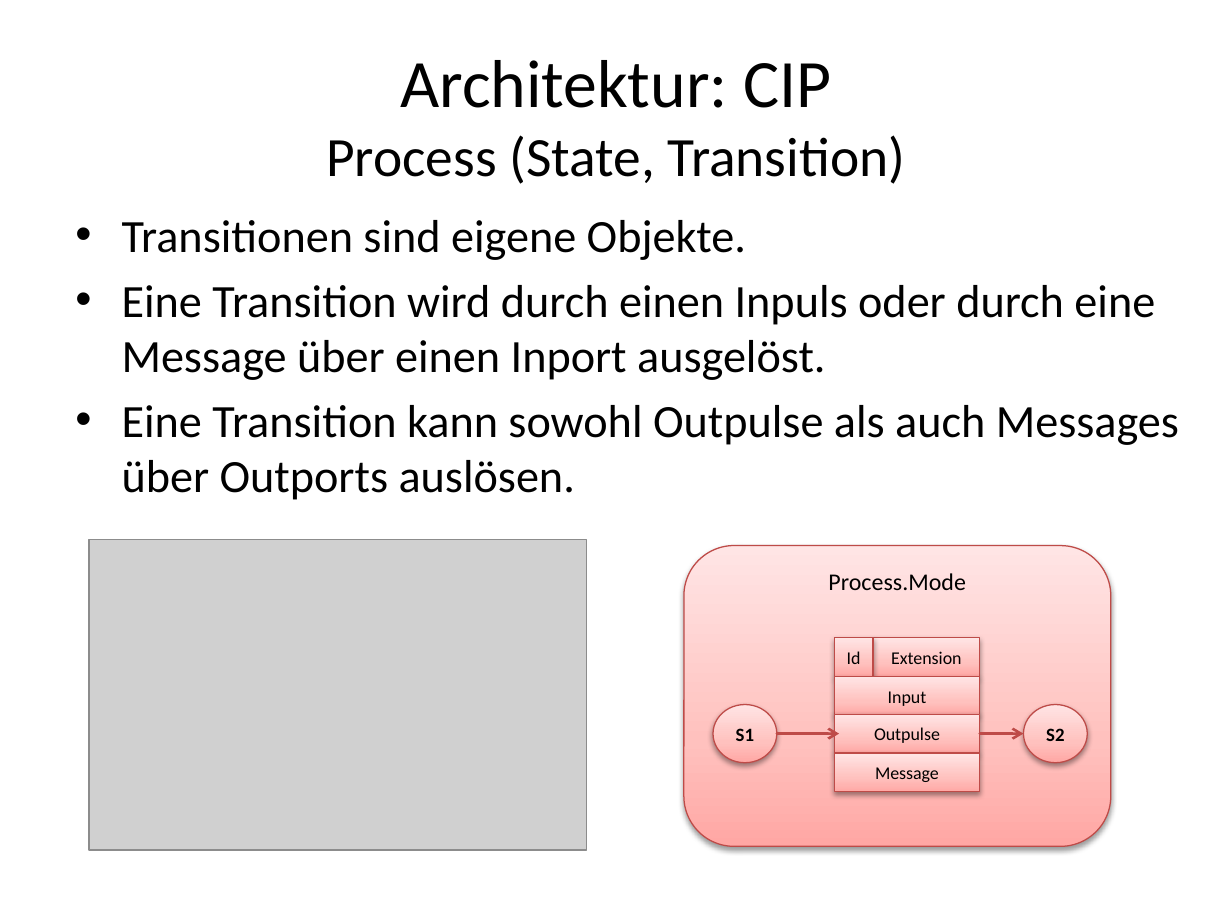
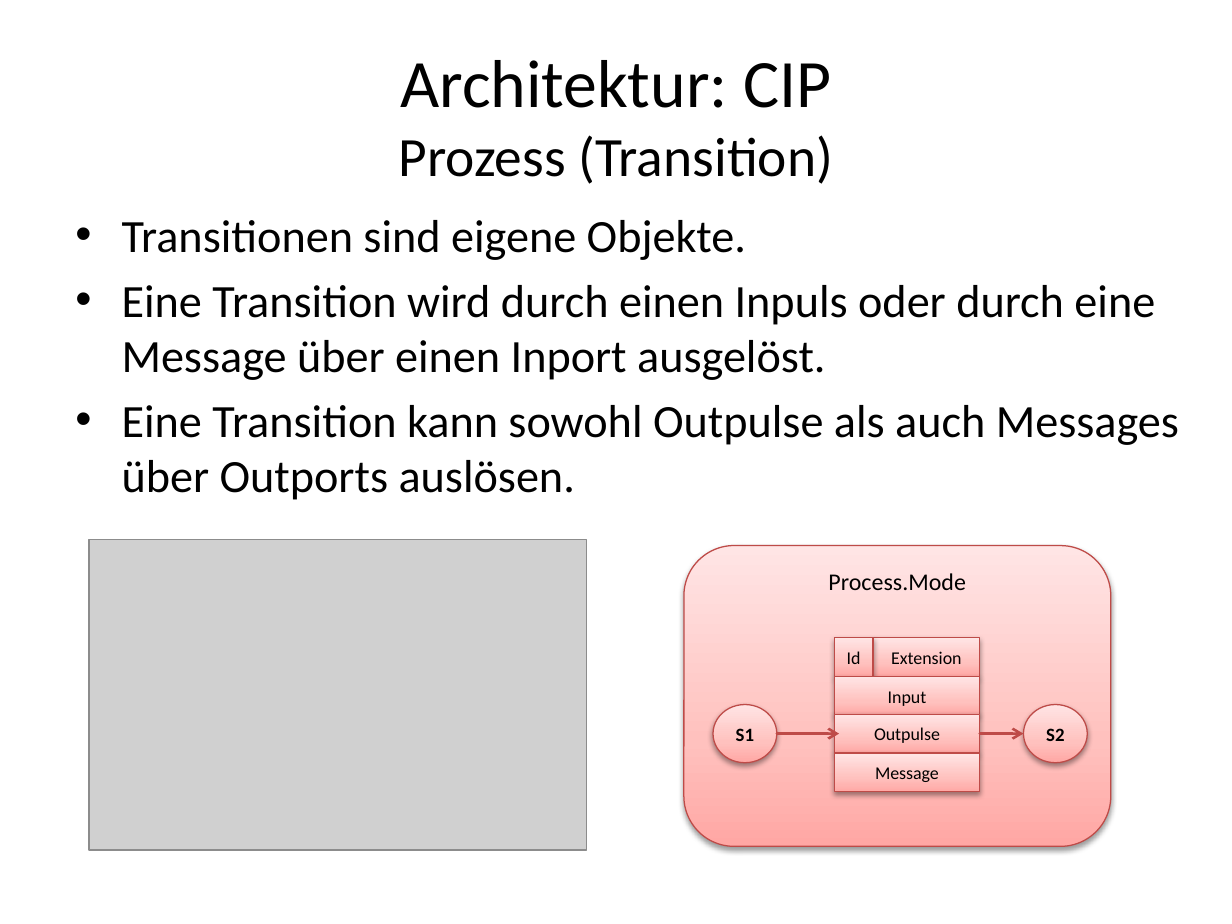
Before and after one commit to actifsource/ch.actifsource.example.cip, a slide deck: slide 13 of ch.actifsource.example.cip.course/docs/Actifsource CIP.pptx (slide 11 before the commit). Drawn at 1232x924 pixels with LibreOffice and Linux fonts; fonts in the diff are those of the drawing; grey boxes stand for pictures. Boxes give left, top, right and bottom in pixels: in the first picture for what was removed or moved away, otherwise in the second. Text is boxed around its words. In the diff, an @@ line names an element or a change of style, - is before the commit and + after.

```diff
--- a/ch.actifsource.example.cip.course/docs/Actifsource CIP.pptx
+++ b/ch.actifsource.example.cip.course/docs/Actifsource CIP.pptx
@@ title at [399,60,833,184]: text changed @@
-Architektur: CIP
-Process (State, Transition)
+Architektur: CIP
+Prozess (Transition)
```
Also in this commit, not shown: 9 other slides changed, 29 slides added, 4 slides removed, 1 other file.
